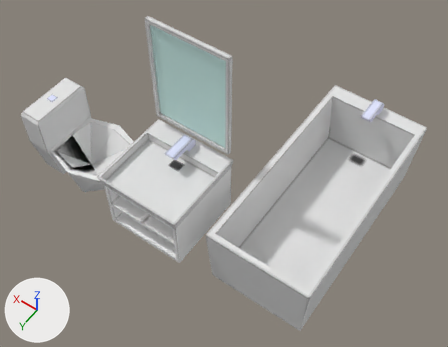
One commit to the FBX model Portfolio Jam Feb 1 2026/Assets/Models/Bathroom Assets.fbx: the scene before it, then after it.
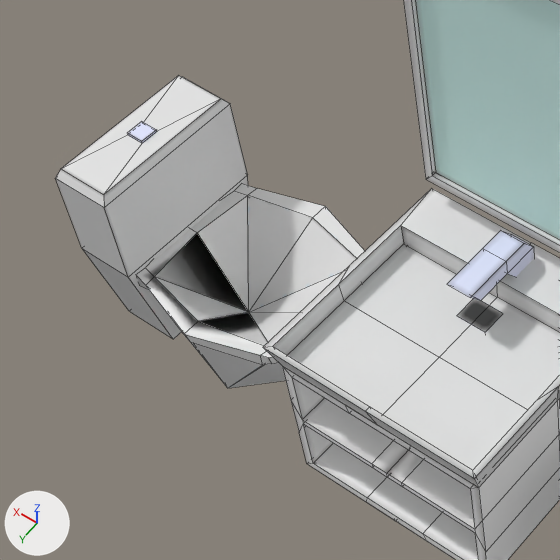
Each version appears first whole from a camera (50 mm lens) standing at (-3.13, 3.26, 6.69) and looking at (-0.47, -0.46, 0.85), and next in a close-up on the part from 0% to 46% of the width and 14% to 74% of the height. Arrows for +X, +Y and +Z are at lower left; the lights stay in place. The close-ups show mesh edges as thin lines. Where no turn or scale is listed for an object, it has been applied to the vertices.
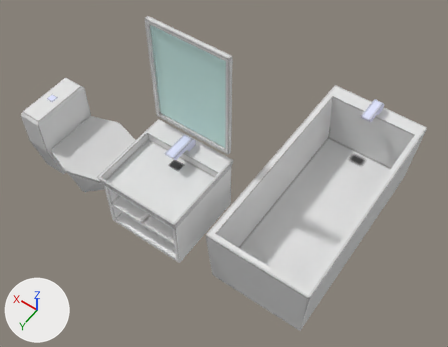
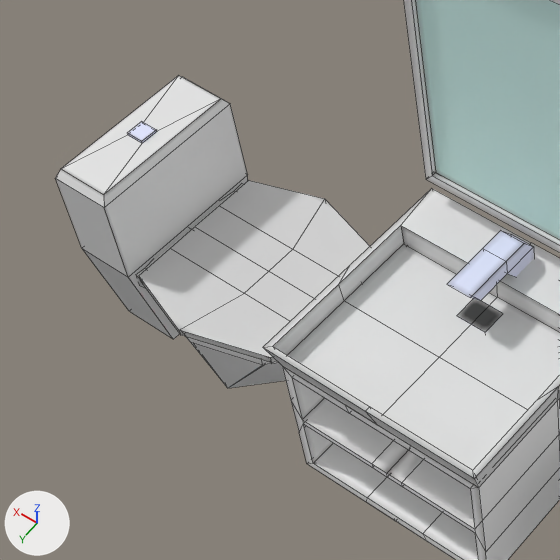
Commit message: Updated Bathroom Assets
Added Toilet Lid

Where the change shows, as pixel boxes (x1, y1, x2, y2) in the close-ups (560 x 560 px):
'Lid', added
    after: (139, 180, 370, 363)
'mesh_5', unchanged, covered by the edit
    before: (136, 184, 365, 388)
    after: (136, 184, 286, 388)

What changed in the scene script:
```text
Add img_toilet_lid_png:
    img_toilet_lid_png = load_image('Toilet Lid.png', '_unpacked/Toilet_Lid.png', 32, 32, 'sRGB')
Add mat_toilet_lid_png:
    mat_toilet_lid_png = principled_material('Toilet Lid.png')
    mat_toilet_lid_png.texture = img_toilet_lid_png  # with its transparency
Add me_lid:
    me_lid.from_pydata(...)  # 30 vertices, 28 faces; spans x -0.955..0.001, y -0.5..0.5, z 0.0..0.038
    me_lid.materials.append(mat_toilet_lid_png)  # picture img_toilet_lid_png
Add ob_lid:
    ob_lid = bpy.data.objects.new('Lid', me_lid)
    ob_lid.location = (1.643, 0.0, 0.575)
```
